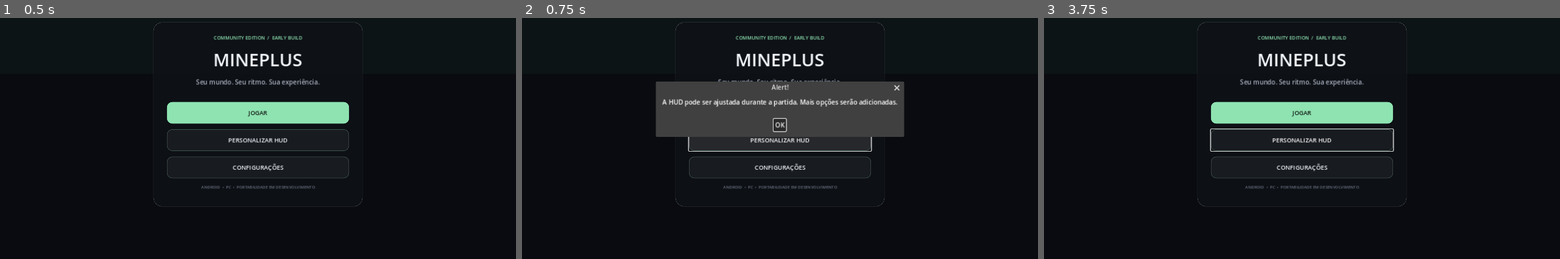
Above: before the commit, frames 1-3 (left to right).
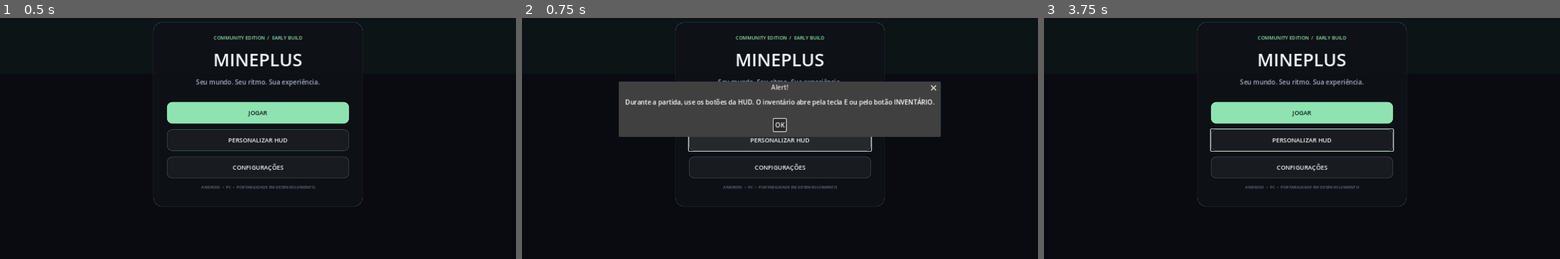
Above: after the commit, the same moments.

Repository: theolauria26-gif/MINEPLUS-PS4
Game: Godot game, scene res://scenes/main_menu.tscn
The game is run twice, just before and just after one commit, with the same random seed, the same clock (stepped at 60 frames per second) and the same inputs.
Inputs:
- Up to frame 1 (0.5 s): no input
- Up to frame 2 (0.75 s): click "PERSONALIZAR HUD" at 0.5 s
- Up to frame 3 (3.75 s): click "CONFIGURAÇÕES" at 1.25 s; click "JOGAR" at 2 s; click "JOGAR" at 2.75 s; click "OK" at 3.5 s

Frame 1 is identical in both runs. In frame 2, 4.0% of the frame differs, in the area x 18-82%, y 26-50%; in frame 3, nothing differs.

Commit message:
Implement persistent graphics and camera settings

Diff:
--- a/scripts/main_menu.gd
+++ b/scripts/main_menu.gd
@@ -98,10 +98,50 @@
 	get_tree().change_scene_to_file("res://scenes/world.tscn")
 
 func _on_hud_pressed() -> void:
-	_show_notice("A HUD pode ser ajustada durante a partida. Mais opções serão adicionadas.")
+	_show_notice("Durante a partida, use os botões da HUD. O inventário abre pela tecla E ou pelo botão INVENTÁRIO.")
 
 func _on_settings_pressed() -> void:
-	_show_notice("Controles: WASD ou analógico para andar, mouse ou toque para olhar, clique/toque para quebrar e colocar blocos.")
+	var config := ConfigFile.new()
+	config.load("user://mineplus_settings.cfg")
+	var dialog := ConfirmationDialog.new()
+	dialog.title = "CONFIGURAÇÕES"
+	dialog.ok_button_text = "SALVAR"
+	dialog.dialog_text = "Ajuste a experiência de jogo:"
+	var stack := VBoxContainer.new()
+	stack.custom_minimum_size = Vector2(360, 130)
+	dialog.add_child(stack)
+	var fov_label := Label.new()
+	fov_label.text = "Campo de visão (FOV)"
+	stack.add_child(fov_label)
+	var fov := HSlider.new()
+	fov.min_value = 60
+	fov.max_value = 100
+	fov.step = 1
+	fov.value = float(config.get_value("graphics", "fov", 78.0))
+	fov.custom_minimum_size.x = 340
+	stack.add_child(fov)
+	var sensitivity_label := Label.new()
+	sensitivity_label.text = "Sensibilidade da câmera"
+	stack.add_child(sensitivity_label)
+	var sensitivity := HSlider.new()
+	sensitivity.min_value = 0.0008
+	sensitivity.max_value = 0.008
+	sensitivity.step = 0.0002
+	sensitivity.value = float(config.get_value("controls", "sensitivity", 0.0025))
+	sensitivity.custom_minimum_size.x = 340
+	stack.add_child(sensitivity)
+	dialog.confirmed.connect(func():
+		var saved := ConfigFile.new()
+		saved.set_value("graphics", "fov", fov.value)
+		saved.set_value("controls", "sensitivity", sensitivity.value)
+		var result := saved.save("user://mineplus_settings.cfg")
+		if result == OK:
+			_show_notice("Configurações salvas. Elas serão aplicadas ao iniciar uma partida.")
+		else:
+			_show_notice("Não foi possível salvar as configurações.")
+	)
+	add_child(dialog)
+	dialog.popup_centered()
 
 func _show_notice(message: String) -> void:
 	var dialog := AcceptDialog.new()
